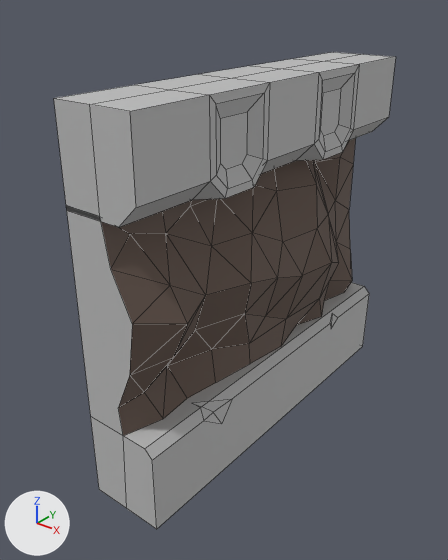
What one commit did to the FBX model Assets/Objects/wall.fbx.
Before and after are seen from a 50 mm camera at (7.72, -3.35, 10.09) aimed at (-0.34, 6.73, 3.85). Arrows for +X, +Y and +Z are at lower left; the lights stay in place. Mesh edges are drawn as thin lines.

Names of what the first picture shows: 'wall'.
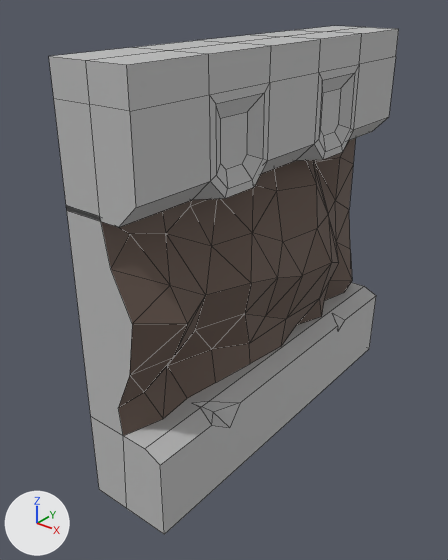
Changed parts and their boxes [x1, y1, x2, y2] in the pictures (448 x 560 px; the box of a moved part takes in the faces that stretch with it):
'wall', reshaped (6% taller): before [54, 52, 396, 529]; after [49, 26, 399, 534]
part 1 of me_cube_001, moved or reshaped: before [123, 287, 369, 529]; after [123, 286, 376, 534]
part 2 of me_cube_001, built on: before [56, 52, 393, 111]; after [49, 26, 399, 111]

Patch to the scene script:
```diff
--- a/Assets/Objects/wall.fbx.py
+++ b/Assets/Objects/wall.fbx.py
@@ me_cube_001 @@
 # used by ob_wall; location = (0.0, 3.0, 0.0)
 # verts and faces of me_cube_001; kept vertices keep their numbers, new ones are numbered from 161
 # before: 4 (0.88, 0.0, -0.03) at pixel (156, 529), 5 (0.88, 9.0, -0.03) at pixel (362, 346), 75 (0.88, 0.0, 1.79) at pixel (152, 460), 78 (0.9, 9.0, 1.79) at pixel (369, 293), 81 (0.88, 1.52, 1.79) at pixel (203, 420)
 # before: 82 (0.89, 2.48, 1.79) at pixel (232, 398), 83 (0.89, 2.12, 1.33) at pixel (221, 423), 87 (0.89, 6.75, 1.79) at pixel (330, 323), 88 (0.89, 7.15, 1.79) at pixel (337, 317), 90 (0.89, 6.8, 1.58) at pixel (330, 329)
-me_cube_001.from_pydata(...)  # 161 vertices, 171 faces; spans x -0.88..1.15, y 0.0..9.0, z -0.03..8.36
+me_cube_001.from_pydata(...)  # 175 vertices, 185 faces; spans x -0.88..1.15, y 0.0..9.0, z -0.03..9.0
+# me_cube_001 part 1
+for i in [4, 5, 75, 81, 87, 88, 90]: verts[i] += (0.22, 0.0, 0.0)
+for i in [78, 82, 83]: verts[i] += (0.21, 0.0, 0.0)
+# me_cube_001 part 2
+# 4 vertices are removed from x 0.0, y 1.81..7.08, z 8.36
+# 10 faces are deleted
+# 4 vertices are added at (0.0, 1.81, 9.0), (0.0, 7.08, 9.0), (0.0, 5.32, 9.0), (0.0, 3.57, 9.0)
+# 14 new vertices lie (0.0, 0.0, 0.64) away from vertices in x -0.88..0.88, y 0.0..9.0, z 8.36
+# 24 new faces join them, mat_lightstone (grey #bdbdbd)
 me_cube_001.materials.append(mat_lightstone)
```
